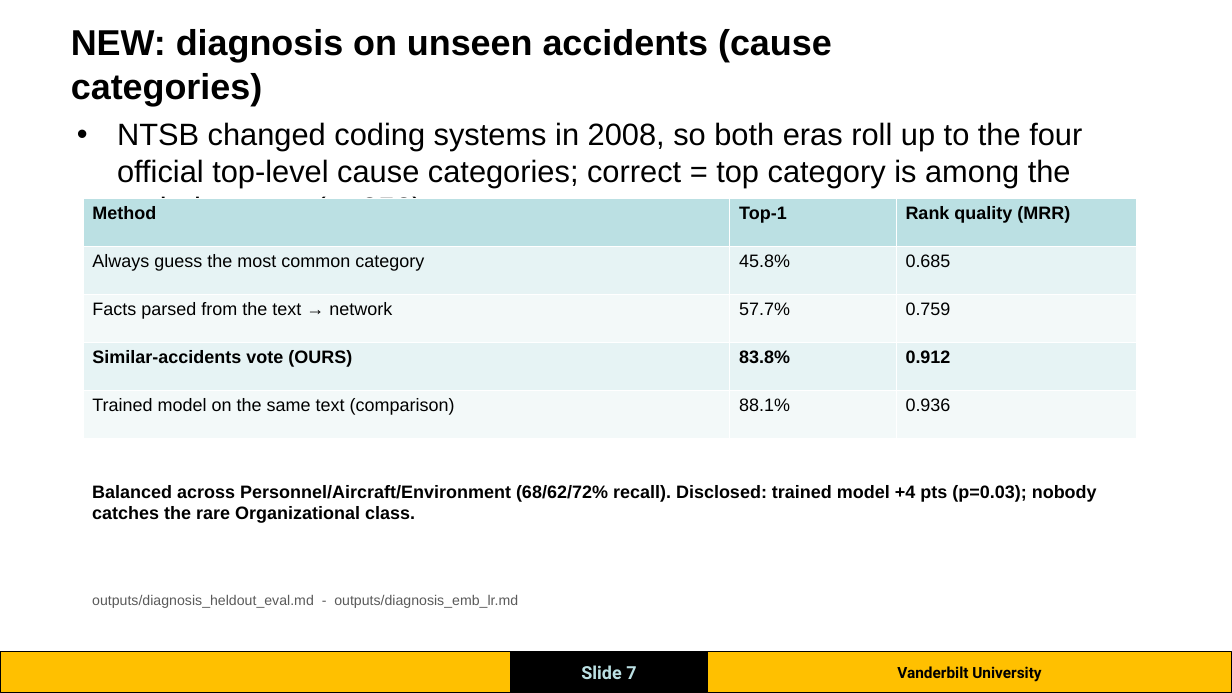
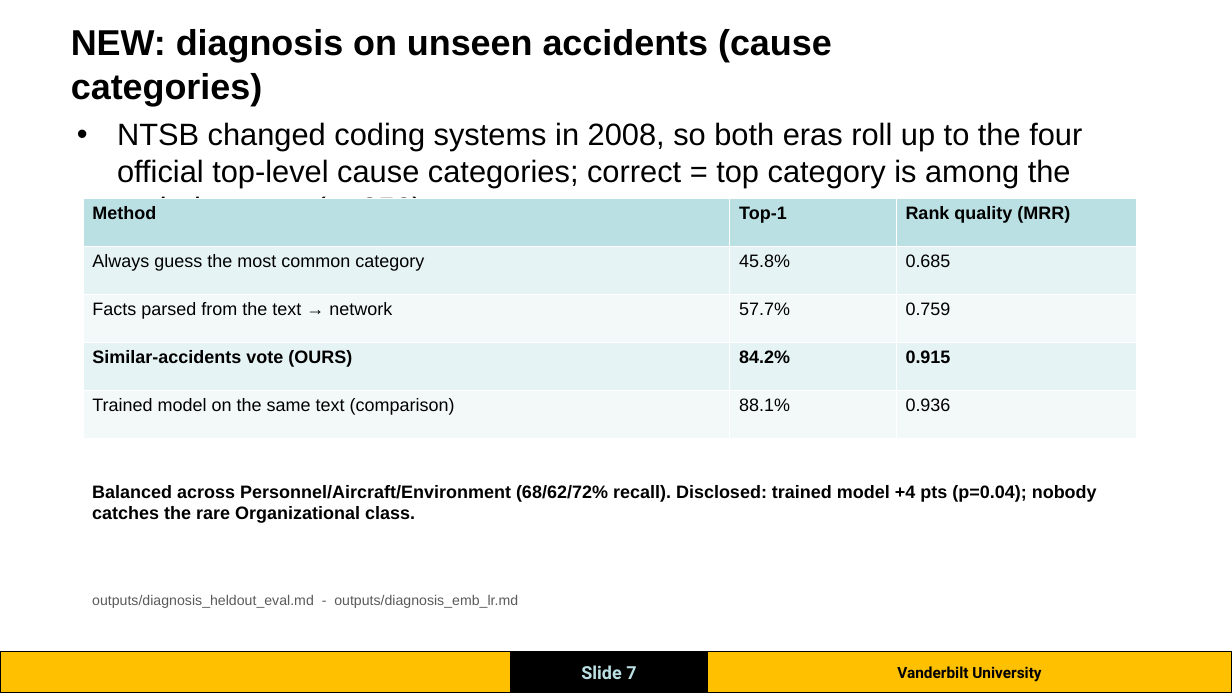
Before and after one commit to Kshetkar1/NTSB-aviation-diagnosis-Transformers-Project, a slide deck: slide 7 of Frozen-BN-Narrative-Evidence-2026-07-20/presentations_FrozenBN/maha_jul31_update.pptx. Drawn at 1232x693 pixels with LibreOffice and Linux fonts; fonts in the diff are those of the drawing; background and template pictures are left out. Boxes give left, top, right and bottom in pixels: in the first picture for what was removed or moved away, otherwise in the second. Text is boxed around its words. In the diff, an @@ line names an element or a change of style, - is before the commit and + after.

```diff
--- a/Frozen-BN-Narrative-Evidence-2026-07-20/presentations_FrozenBN/maha_jul31_update.pptx
+++ b/Frozen-BN-Narrative-Evidence-2026-07-20/presentations_FrozenBN/maha_jul31_update.pptx
@@ table at bbox=[83, 199, 1137, 439] @@
-row 4, column 2: 83.8%
+row 4, column 2: 84.2%
-row 4, column 3: 0.912
+row 4, column 3: 0.915
@@ text at bbox=[92, 485, 1097, 523]: text changed @@
-Balanced across Personnel/Aircraft/Environment (68/62/72% recall). Disclosed: trained model +4 pts (p=0.03); nobody catches the rare Organizational class.
+Balanced across Personnel/Aircraft/Environment (68/62/72% recall). Disclosed: trained model +4 pts (p=0.04); nobody catches the rare Organizational class.
```
Also in this commit, not shown: 12 other files.
